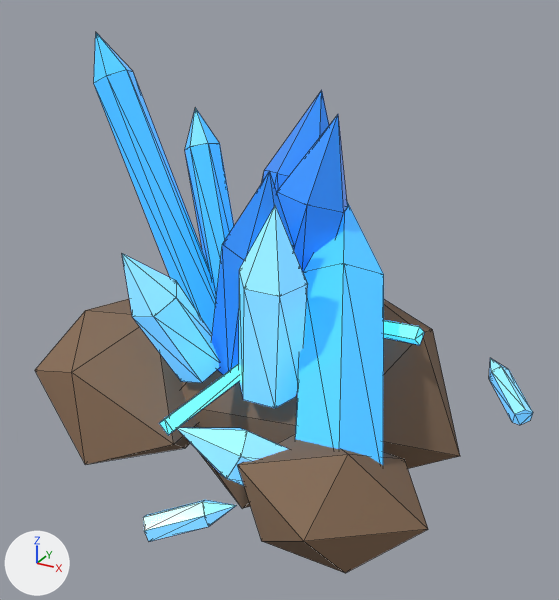
An edit to the glTF model public/models/minerai_2.glb, drawn before and after from the same camera.
Camera for both pictures: a 50 mm lens placed at (0.976, -1.625, 1.101), pointed at (0.051, 0.057, 0.26). Arrows for +X, +Y and +Z are at lower left; the lights stay in place. The older version comes first. Mesh edges are drawn as thin lines. Where no turn or scale is listed for an object, it has been applied to the vertices. Vertices at exactly the same position are counted once.

The first picture shows 'minerai_2'.
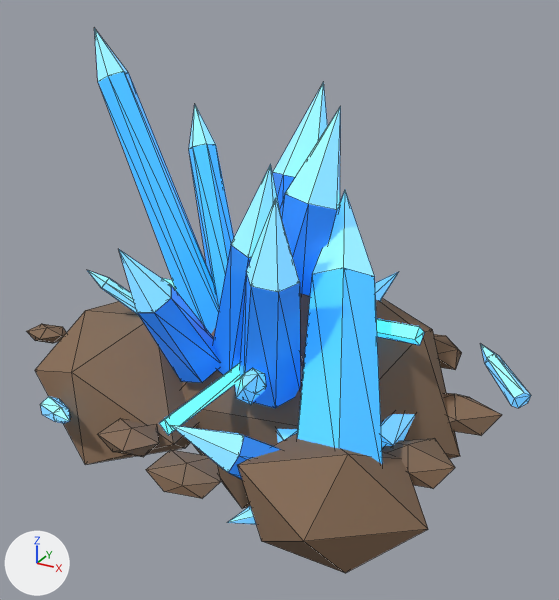
Location of each change, (x1, y1, x2, y2) in pixels of the pictures (559 x 600 px):
'minerai_2', reshaped
    before: (35, 33, 533, 573)
    after: (27, 28, 531, 573)
part 1 of me_icosphere, added
    after: (235, 376, 266, 405)
part 2 of me_icosphere, deleted
    before: (143, 500, 237, 542)
part 3 of me_icosphere, cut back
    before: (94, 70, 533, 425)
    after: (40, 72, 531, 524)
part 4 of me_icosphere, added
    after: (27, 324, 66, 343)
part 5 of me_icosphere, recoloured
    before: (172, 171, 420, 486)
    after: (162, 164, 420, 479)
part 6 of me_icosphere, recoloured
    before: (94, 33, 383, 274)
    after: (94, 28, 374, 276)
part 7 of me_icosphere, recoloured (lighter)
    before: (223, 171, 295, 260)
    after: (231, 164, 281, 258)
part 8 of me_icosphere, recoloured (darker)
    before: (227, 271, 308, 486)
    after: (228, 271, 301, 479)

What the commit changed:
me_icosphere is used by ob_minerai_2; location (0.1, 0.1, 0.05).
me_icosphere had 220 vertices, 444 faces and spanned x -0.696..0.618, y -0.734..0.326, z -0.273..0.876.
me_icosphere now has 484 vertices, 924 faces and spans x -0.911..0.593, y -0.676..0.639, z -0.273..0.886.
me_icosphere part 1: a new loose piece, an icosphere of 20 faces spanning x -0.037..0.086, y -0.386..-0.253, z 0.039..0.172, in mat_crystal_pale.
me_icosphere part 2: the loose piece of 13 vertices spanning x -0.016..0.162, y -0.734..-0.612, z -0.079..0.014 is deleted.
me_icosphere part 3: 35 vertices moved from x -0.597..0.244, y -0.588..0.122, z 0.004..0.876 to x -0.601..0.22, y -0.594..0.137, z 0.016..0.886; 47 vertices removed from x -0.405..0.618, y -0.407..0.283, z -0.079..0.737; 294 vertices added at x -0.545..0.593, y -0.641..0.566, z -0.103..0.758.
me_icosphere part 4: 12 vertices added at x -0.911..-0.791, y -0.179..-0.064, z -0.073..-0.026.
me_icosphere part 5: 152 kept faces spanning x -0.554..0.396, y -0.594..0.205, z -0.134..0.628 get new vertex colours; the middle colour goes from white #f1f1f0 to white #f1f0f0.
me_icosphere part 6: 20 faces spanning x -0.601..0.22, y -0.106..0.137, z 0.233..0.886 switch from mat_crystal to mat_crystal_pale.
me_icosphere part 7: 10 faces spanning x -0.083..0.044, y -0.267..-0.131, z 0.405..0.628 switch from mat_crystal_deep to mat_crystal_pale.
me_icosphere part 8: 44 faces spanning x -0.247..0.307, y -0.566..-0.172, z -0.106..0.4 switch from mat_crystal_pale to mat_crystal_deep.
Other edits to the shape of me_icosphere do not show in these pictures.
